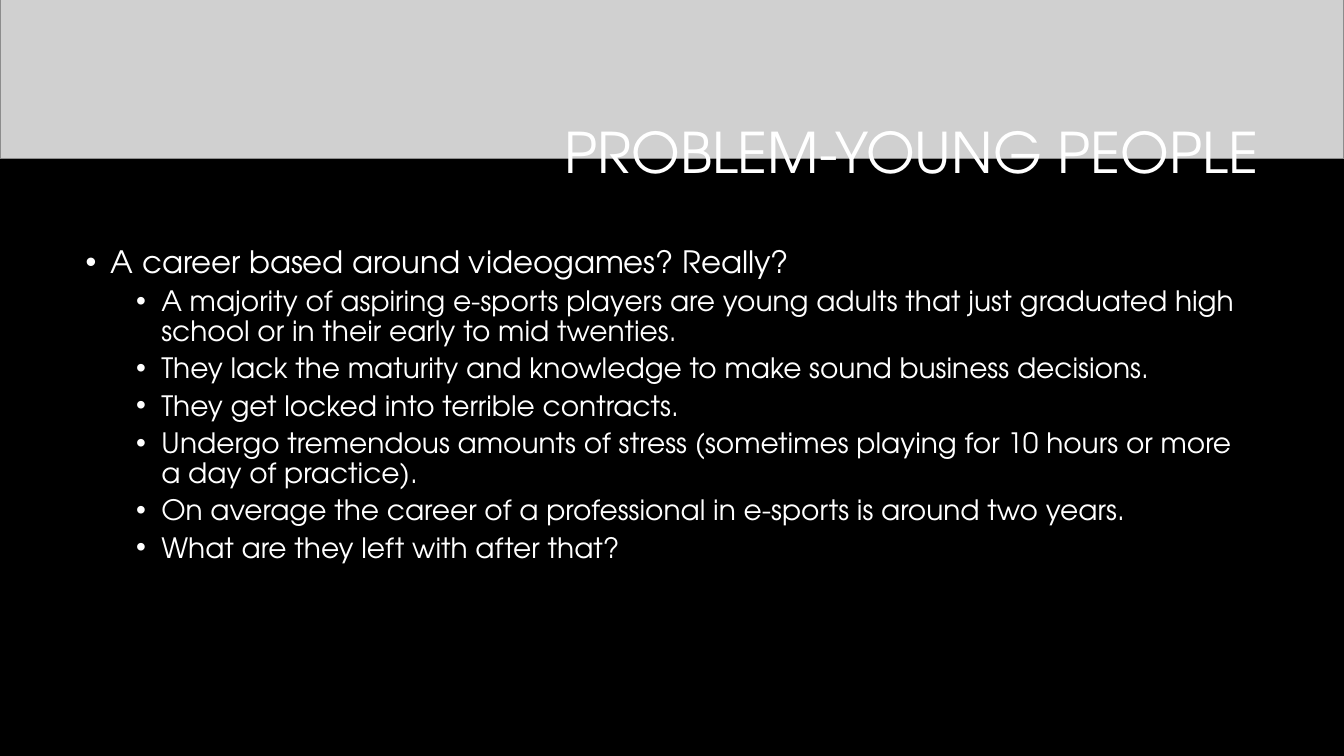
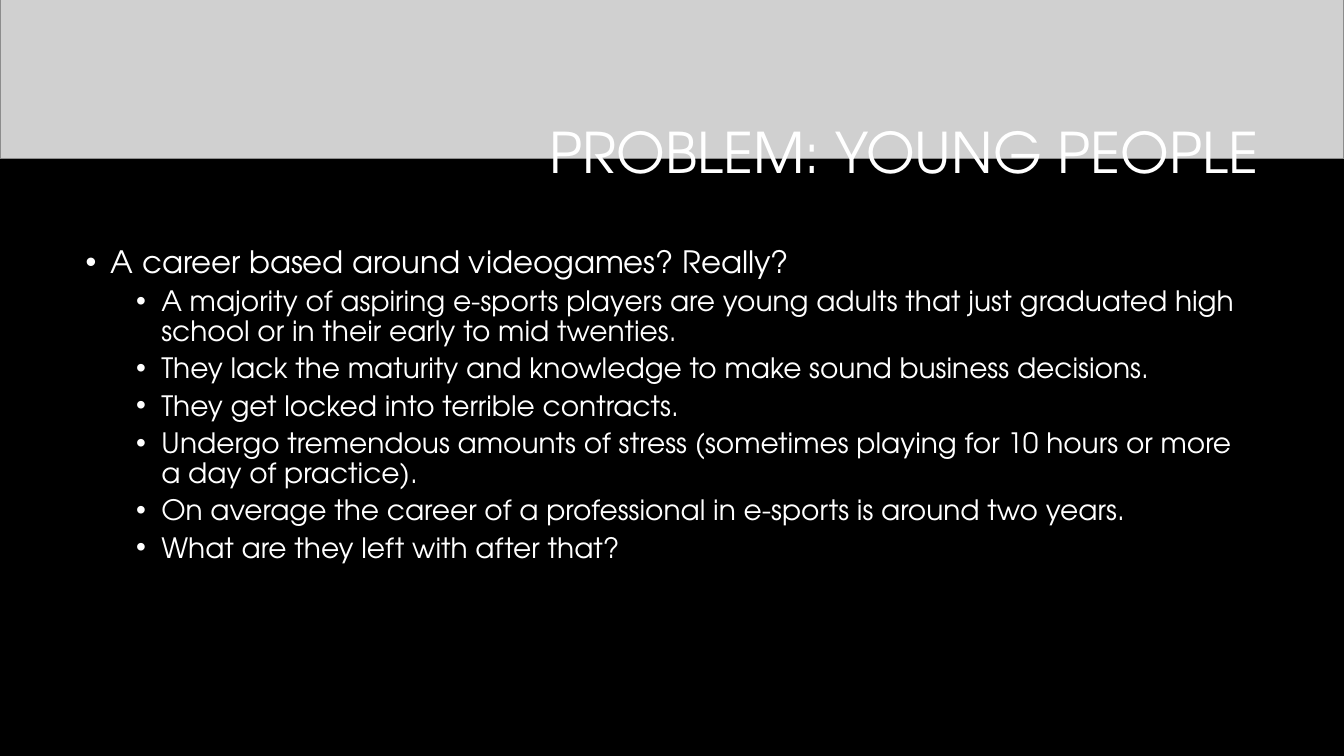
Before and after one commit to vinceleg/lab04_repo, a slide deck: slide 7 of dtc_team16_pitch_presentation.pptx. Drawn at 1344x756 pixels with LibreOffice and Linux fonts; fonts in the diff are those of the drawing; grey boxes stand for pictures; background and template pictures are left out. Boxes give left, top, right and bottom in pixels: in the first picture for what was removed or moved away, otherwise in the second. Text is boxed around its words. In the diff, an @@ line names an element or a change of style, - is before the commit and + after.

```diff
--- a/dtc_team16_pitch_presentation.pptx
+++ b/dtc_team16_pitch_presentation.pptx
@@ title at [549,131,1258,199]: text changed @@
-PROBLEM-YOUNG PEOPLE
+PROBLEM: YOUNG PEOPLE
```
Also in this commit, not shown: 8 other slides changed, 1 slide added, 2 slides removed.
